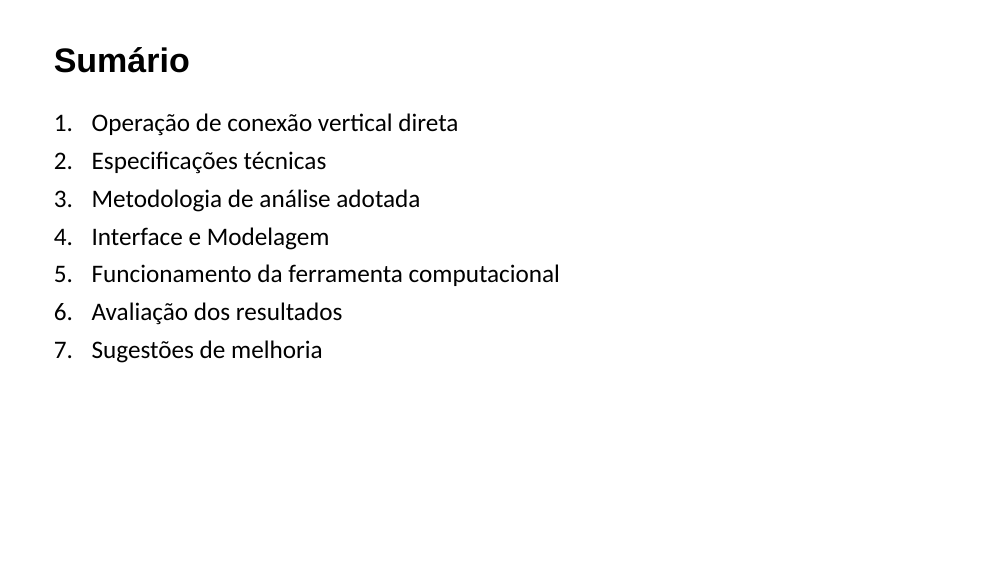
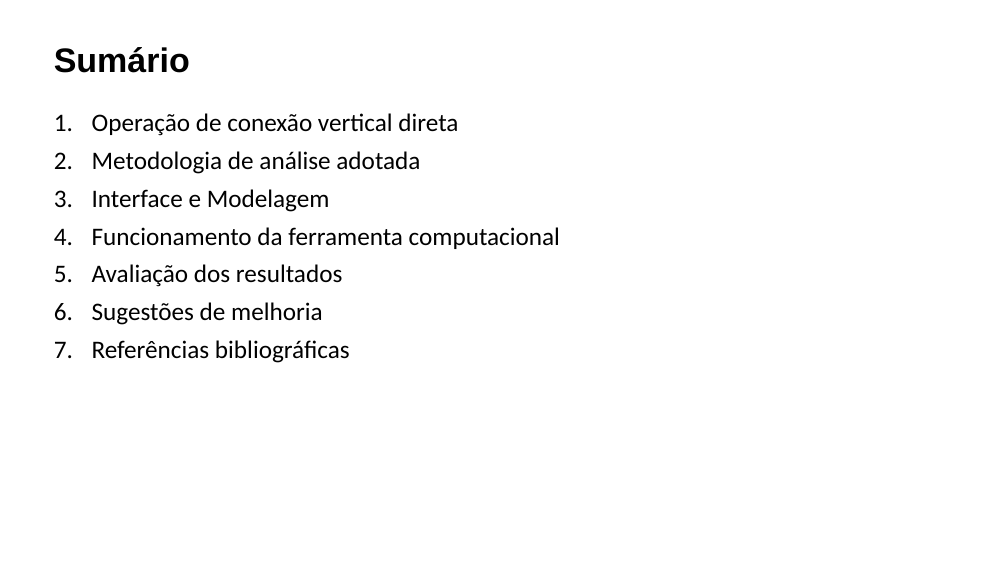
Before and after one commit to LandieTW/tcc, a slide deck: slide 2 of project/4-presentation/TCC - Daniel Teixeira Wanderley-WSMJ09P90N.pptx. Drawn at 1008x567 pixels with LibreOffice and Linux fonts; fonts in the diff are those of the drawing. Boxes give left, top, right and bottom in pixels: in the first picture for what was removed or moved away, otherwise in the second. Text is boxed around its words. In the diff, an @@ line names an element or a change of style, - is before the commit and + after.

```diff
--- a/project/4-presentation/TCC - Daniel Teixeira Wanderley-WSMJ09P90N.pptx
+++ b/project/4-presentation/TCC - Daniel Teixeira Wanderley-WSMJ09P90N.pptx
@@ subtitle at (x1=92, y1=151, x2=327, y2=174): paragraph removed @@
-2. Especificações técnicas
@@ subtitle at (x1=92, y1=340, x2=350, y2=363): paragraph added @@
+7. Referências bibliográficas
```
Also in this commit, not shown: 2 other slides changed, 7 slides added, 1 slide removed, 4 other files.
